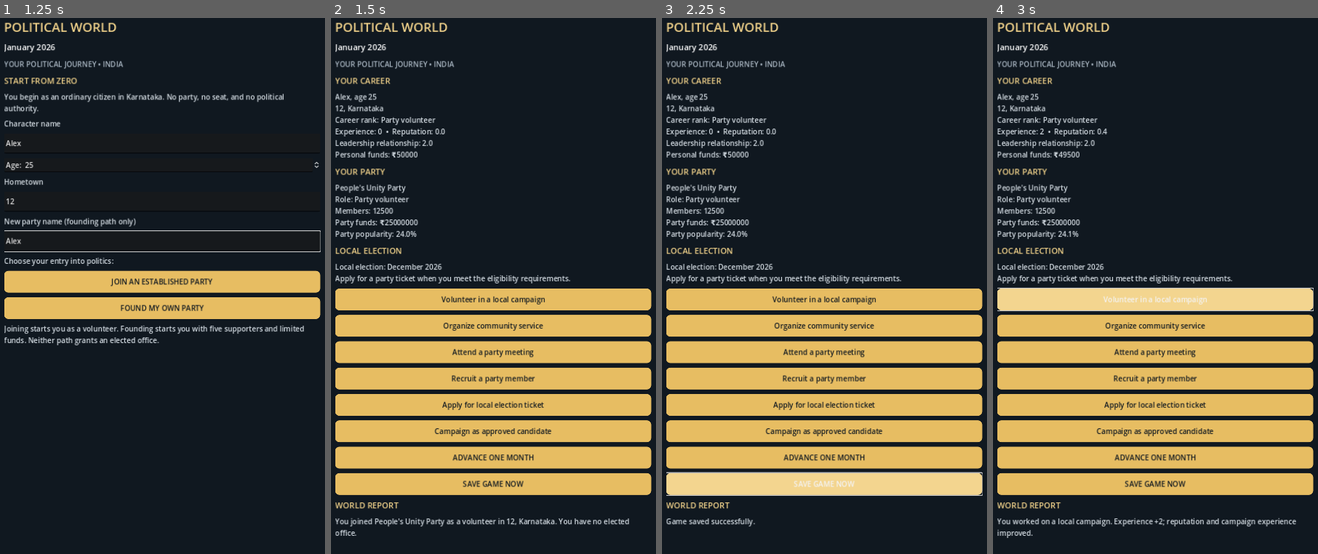
Above: before the commit, frames 1-4 (left to right).
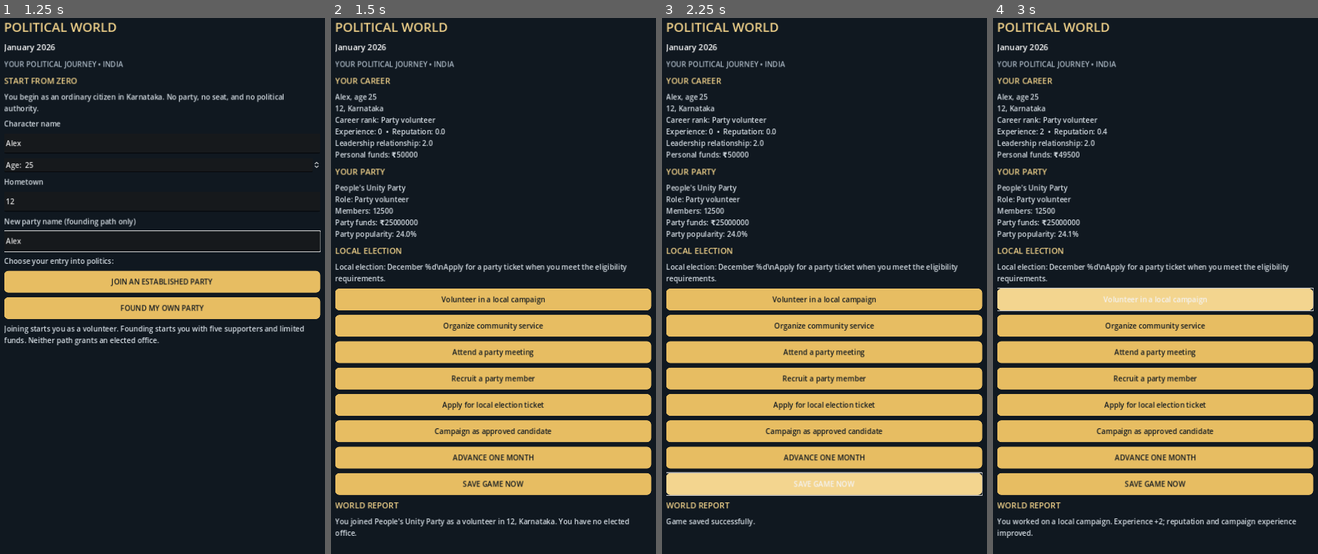
Above: after the commit, the same moments.

Repository: dhanushpoojary9740-boop/political-world
Game: Godot game, scene res://main.tscn
The game is run twice, just before and just after one commit, with the same random seed, the same clock (stepped at 60 frames per second) and the same inputs.
Inputs (mouse positions are in pixels of both pictures, inside the frame that each line leads up to):
- Up to frame 1 (1.25 s): click (162, 141) at 0.52 s; type "Alex" at 0.6 s; click (162, 200) at 0.75 s; type "12" at 0.83 s; click (162, 243) at 0.98 s; type "Alex" at 1.07 s
- Up to frame 2 (1.5 s): click "JOIN AN ESTABLISHED PARTY" at 1.25 s
- Up to frame 3 (2.25 s): click "SAVE GAME NOW" at 2 s
- Up to frame 4 (3 s): click "Volunteer in a local campaign" at 2.75 s

Frame 1 is identical in both runs. In frame 2, 0.9% of the frame differs, in the area x 1-92%, y 45-50%; in frame 3, 0.9%; in frame 4, 0.9%.

Commit message:
Add files via upload

Diff:
--- a/scripts/world_simulation.gd
+++ b/scripts/world_simulation.gd
@@ -32,6 +32,11 @@
 var local_candidate_selected: bool = false
 var local_election_completed: bool = false
 var local_election_year: int = 2026
+var local_election_result: String = ""
+var election_vote_share: float = 0.0
+var election_turnout: int = 0
+var has_elected_office: bool = false
+var elected_office_name: String = ""
 var party_counter: int = 0
 var parties: Dictionary = {}
 var notifications: Array[String] = []
@@ -92,6 +97,11 @@
     local_candidate_selected = false
     local_election_completed = false
     local_election_year = year
+    local_election_result = ""
+    election_vote_share = 0.0
+    election_turnout = 0
+    has_elected_office = false
+    elected_office_name = ""
 
     if path == "join":
         player_party_id = "party_established"
@@ -227,19 +237,52 @@
     return notifications.duplicate()
 
 func _resolve_local_election() -> void:
+    # Resolve the scheduled local election once. Party roles do not grant government authority.
+    election_turnout = randi_range(5500, 7500)
+
     if local_candidate_selected and ticket_approved:
         var party: Dictionary = parties[player_party_id]
         var party_popularity: float = float(party["popularity"])
-        var player_score := party_popularity + reputation * 0.8 + campaign_effort * 1.5 + randf_range(-8.0, 8.0)
-        var rival_score := 24.0 + randf_range(-8.0, 8.0)
-        if player_score >= rival_score:
-            player_role = "Local elected representative"
-            career_rank = "Local elected representative"
-            notifications.append("Election result: you won your local election and became an elected representative.")
+        var membership_strength: float = log(maxf(1.0, float(party["members"]))) / log(10.0)
+        var candidate_score: float = (
+            party_popularity * 1.2
+            + reputation * 1.8
+            + campaign_effort * 2.0
+            + local_leader_relationship * 0.35
+            + membership_strength * 2.4
+        )
+        var rival_score: float = 24.0 + randf_range(-5.0, 5.0)
+        election_vote_share = clampf(50.0 + (candidate_score - rival_score) * 1.6, 5.0, 95.0)
+        var candidate_votes: int = roundi(float(election_turnout) * election_vote_share / 100.0)
+        var rival_votes: int = election_turnout - candidate_votes
+
+        if candidate_votes > rival_votes:
+            has_elected_office = true
+            elected_office_name = "Local elected representative"
+            player_role = elected_office_name
+            career_rank = elected_office_name
+            local_election_result = "WON"
+            notifications.append(
+                "ELECTION RESULT — WON. You received %s of %s votes (%.1f%%) with %d%% turnout. You are now a Local elected representative. Your authority is limited to this elected office." % [
+                    _format_number(candidate_votes), _format_number(election_turnout),
+                    election_vote_share, roundi(float(election_turnout) / 100.0)
+                ]
+            )
         else:
-            notifications.append("Election result: you lost the local election. Your party retains its membership and organization, but you did not win an elected office.")
+            local_election_result = "LOST"
+            notifications.append(
+                "ELECTION RESULT — LOST. You received %s of %s votes (%.1f%%); the rival candidate won with %s votes. You remain in your party role and receive no elected-office authority." % [
+                    _format_number(candidate_votes), _format_number(election_turnout),
+                    election_vote_share, _format_number(rival_votes)
+                ]
+            )
     else:
-        notifications.append("Local election completed. Your party's AI organization handled its campaign, but you were not a candidate.")
+        local_election_result = "NOT A CANDIDATE"
+        election_vote_share = 0.0
+        notifications.append(
+            "LOCAL ELECTION RESULT. The election took place and your party's AI organization handled its campaign. You were not an approved candidate and gained no elected office."
+        )
+
     local_election_completed = true
     local_candidate_selected = false
     ticket_approved = false
@@ -271,12 +314,20 @@
 
 func election_summary() -> String:
     if local_election_completed:
-        return "Local election: completed\nYou are not currently registered as a candidate."
+        if local_election_result == "WON":
+            return "Local election: completed (%d)\\nResult: WON — %.1f%% of votes\\nElected office: %s" % [
+                local_election_year, election_vote_share, elected_office_name
+            ]
+        if local_election_result == "LOST":
+            return "Local election: completed (%d)\\nResult: LOST — %.1f%% of votes\\nNo elected office or government authority." % [
+                local_election_year, election_vote_share
+            ]
+        return "Local election: completed (%d)\\nYou were not an approved candidate." % local_election_year
     if local_candidate_selected:
-        return "Local election: December %d\nYour party ticket is approved. Campaigning is open." % year
+        return "Local election: December %d\\nYour party ticket is approved. Campaigning is open." % local_election_year
     if ticket_requested:
-        return "Local election: December %d\nYour ticket application is under review." % year
-    return "Local election: December %d\nApply for a party ticket when you meet the eligibility requirements." % year
+        return "Local election: December %d\\nYour ticket application is under review." % local_election_year
+    return "Local election: December %d\\nApply for a party ticket when you meet the eligibility requirements."
 
 func _format_number(value: int) -> String:
     return str(value)
@@ -286,7 +337,7 @@
 
 func save_game() -> bool:
     var save_data: Dictionary = {
-        "save_version": 1,
+        "save_version": 2,
         "year": year,
         "month": month,
         "character_name": character_name,
@@ -308,6 +359,11 @@
         "local_candidate_selected": local_candidate_selected,
         "local_election_completed": local_election_completed,
         "local_election_year": local_election_year,
+        "local_election_result": local_election_result,
+        "election_vote_share": election_vote_share,
+        "election_turnout": election_turnout,
+        "has_elected_office": has_elected_office,
+        "elected_office_name": elected_office_name,
         "party_counter": party_counter,
         "parties": parties
     }
@@ -350,6 +406,11 @@
     local_candidate_selected = bool(parsed.get("local_candidate_selected", false))
     local_election_completed = bool(parsed.get("local_election_completed", false))
     local_election_year = int(parsed.get("local_election_year", year))
+    local_election_result = str(parsed.get("local_election_result", ""))
+    election_vote_share = float(parsed.get("election_vote_share", 0.0))
+    election_turnout = int(parsed.get("election_turnout", 0))
+    has_elected_office = bool(parsed.get("has_elected_office", false))
+    elected_office_name = str(parsed.get("elected_office_name", ""))
     party_counter = int(parsed.get("party_counter", 0))
     var saved_parties: Variant = parsed.get("parties", {})
     if typeof(saved_parties) == TYPE_DICTIONARY and not saved_parties.is_empty():
